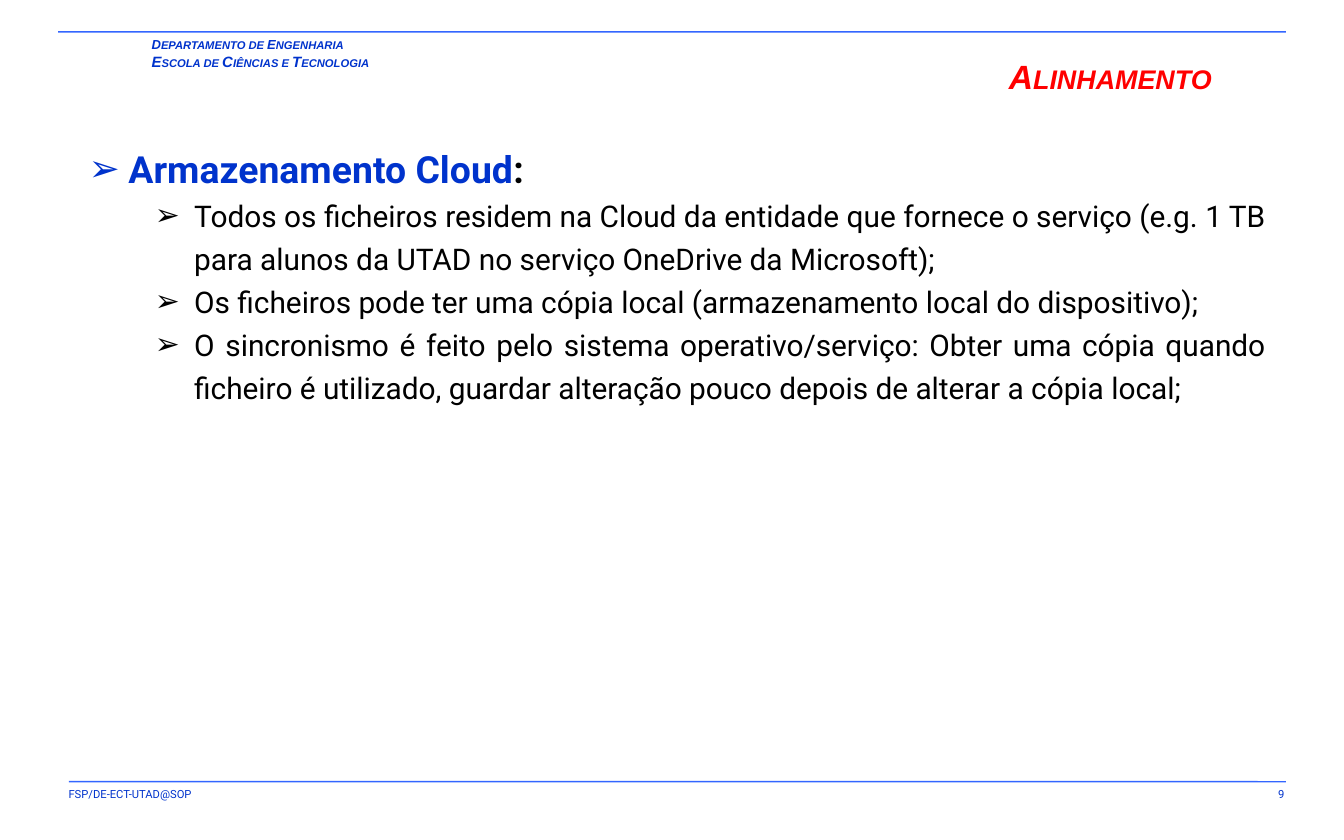
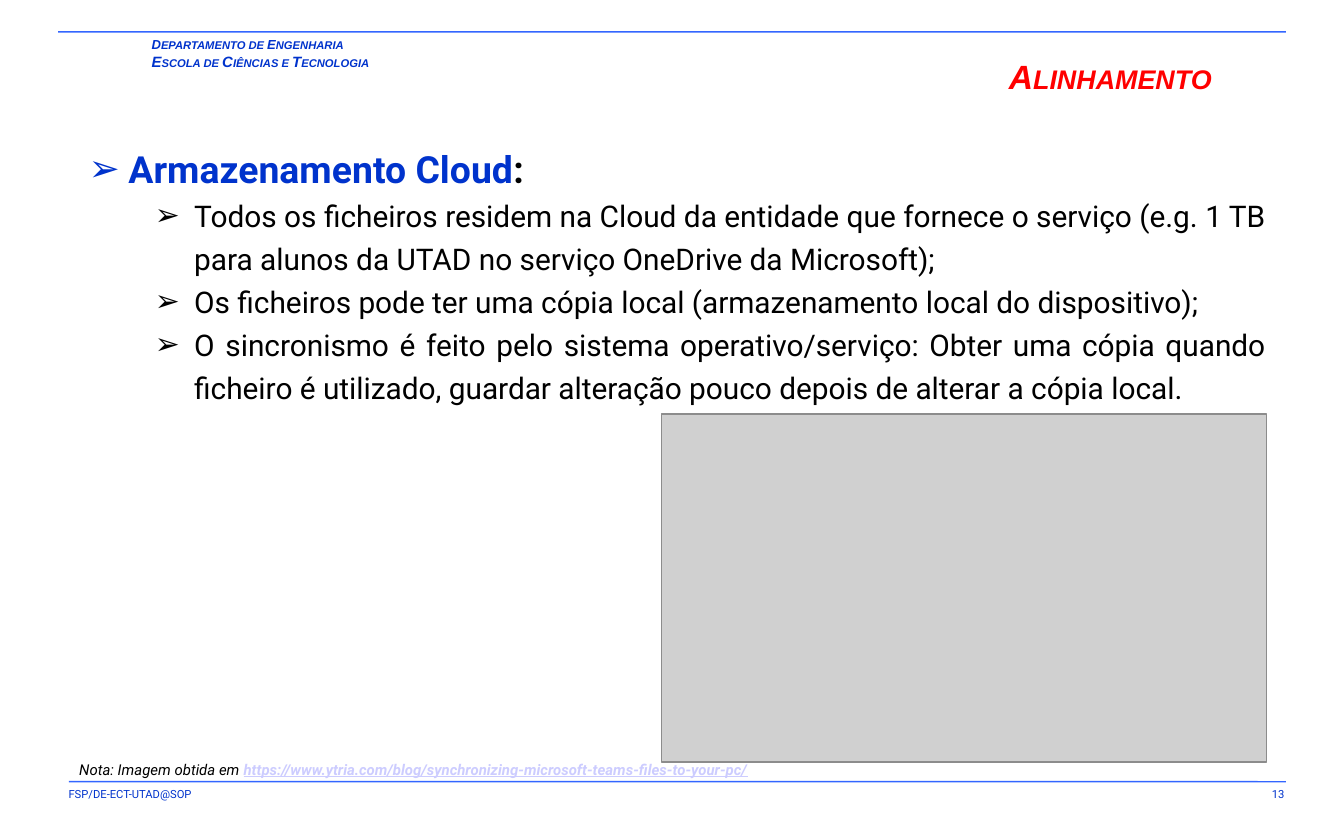
Before and after one commit to fsp864/UTAD-SOP, a slide deck: slide 13 of aulas/t/SOP-T2-SFDVC.pptx (slide 9 before the commit). Drawn at 1344x840 pixels with LibreOffice and Linux fonts; fonts in the diff are those of the drawing; grey boxes stand for pictures; background and template pictures are left out. Boxes give left, top, right and bottom in pixels: in the first picture for what was removed or moved away, otherwise in the second. Text is boxed around its words. In the diff, an @@ line names an element or a change of style, - is before the commit and + after.

```diff
--- a/aulas/t/SOP-T2-SFDVC.pptx
+++ b/aulas/t/SOP-T2-SFDVC.pptx
@@ text at (194,333,1265,406): text changed @@
-  ➢ O sincronismo é feito pelo sistema operativo/serviço: Obter uma cópia quando ficheiro é utilizado, guardar alteração pouco depois de alterar a cópia local;
+  ➢ O sincronismo é feito pelo sistema operativo/serviço: Obter uma cópia quando ficheiro é utilizado, guardar alteração pouco depois de alterar a cópia local.
@@ picture added at (661,414,1266,762) @@
@@ text added at (79,762,747,778), 8 pt, text #CCCCFF, bold, italic, underline @@
+Nota: Imagem obtida em https://www.ytria.com/blog/synchronizing-microsoft-teams-files-to-your-pc/
@@ page number at (1272,790,1285,798): text changed @@
-9
+13
```
Also in this commit, not shown: 2 other slides changed, 4 slides added, 1 other file.
